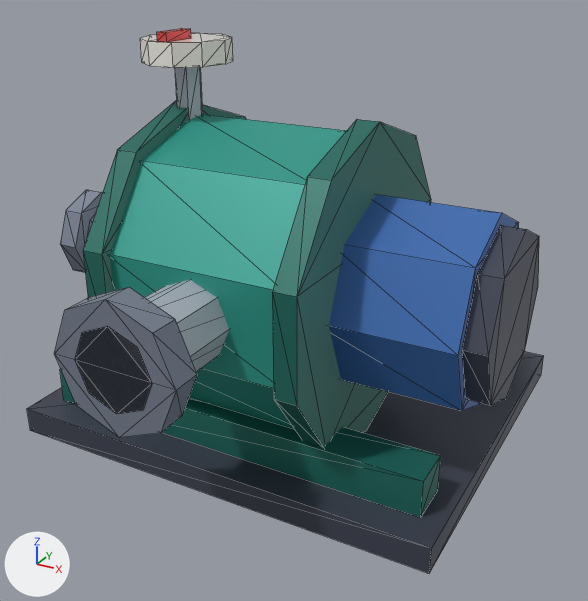
The glTF model assets/managed-models/factory-floor/pump/pump.glb as it was, and as the next commit left it.
Rendered twice from a camera (50 mm lens) standing at (0.712, -1.264, 0.892) and looking at (0.04, -0.043, 0.281). The axes (+X, +Y, +Z) are drawn at lower left. The lights are the same throughout. The picture after the commit comes second. Mesh edges are drawn as thin lines. Where no turn or scale is listed for an object, it has been applied to the vertices. Vertices at exactly the same position are counted once.

Objects in the first picture: 'pump'.
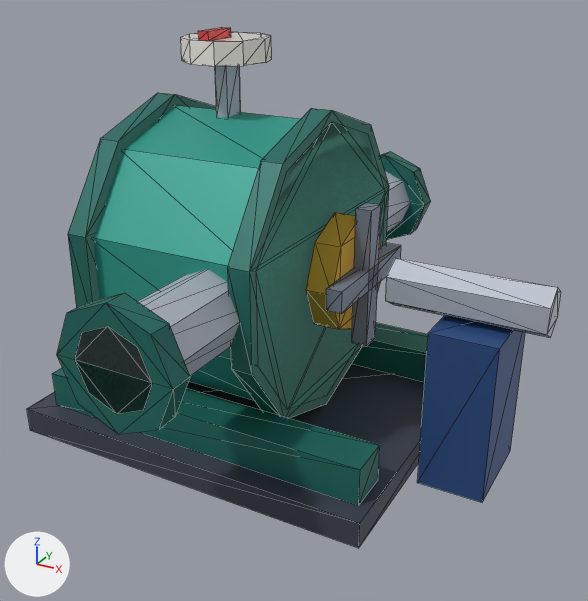
Changed parts and their boxes [x1, y1, x2, y2] in the pictures (588 x 601 px; the box of a moved part takes in the faces that stretch with it):
'pump', reshaped: before [27, 29, 544, 574]; after [27, 28, 525, 548]
'spin-x', added: after [306, 203, 561, 346]
part 1 of me_pump, moved or reshaped: before [110, 114, 346, 429]; after [93, 105, 385, 409]
part 2 of me_pump, moved or reshaped: before [83, 100, 246, 298]; after [68, 93, 216, 308]
part 3 of me_pump, moved or reshaped: before [272, 119, 431, 447]; after [227, 108, 389, 418]
part 4 of me_pump, added (cyan): after [57, 293, 190, 435]
part 5 of me_pump, added: after [385, 171, 410, 232]
part 6 of me_pump, added (cyan): after [380, 152, 430, 240]
part 7 of me_pump, added (blue): after [417, 315, 525, 503]
part 8 of me_pump, moved or reshaped: before [175, 67, 203, 120]; after [215, 66, 241, 117]
part 9 of me_pump, moved or reshaped: before [140, 33, 233, 68]; after [181, 32, 272, 66]
part 10 of me_pump, moved or reshaped: before [157, 29, 191, 42]; after [198, 28, 231, 41]
part 11 of me_pump, added (cyan): after [52, 368, 380, 505]
part 12 of me_pump, deleted: before [54, 190, 539, 517]
part 13 of me_pump, moved or reshaped: before [27, 351, 544, 574]; after [27, 323, 428, 548]

The change in detail:
Picture 'spin-x_Emission' (img_spin_x_emission) is new.
Picture 'spin-x_BaseColor' (img_spin_x_basecolor) is new.
Picture 'spin-x_MaskMap' (img_spin_x_maskmap) is new.
Material 'M_spin-x' (mat_m_spin_x) is new.
Uses the picture img_spin_x_basecolor.
Uses the picture img_spin_x_emission.
Uses the picture img_spin_x_maskmap.
me_pump is used by ob_pump; location (0.0, 0.0, 0.0).
me_pump had 236 vertices, 408 faces and spanned x -0.44..0.45, y -0.5..0.42, z 0.0..0.755.
me_pump now has 196 vertices, 336 faces and spans x -0.42..0.44, y -0.5..0.5, z 0.0..0.755.
me_pump part 1: the loose piece of 20 vertices spanning x -0.17..0.17, y -0.307..0.207, z 0.07..0.61 is moved by (-0.08, 0.05, 0.0).
me_pump part 2: the loose piece of 20 vertices spanning x -0.2..-0.16, y -0.326..0.226, z 0.05..0.63 is moved by (-0.08, 0.05, 0.0).
me_pump part 3: the loose piece of 20 vertices spanning x 0.16..0.2, y -0.326..0.226, z 0.05..0.63 is moved by (-0.11, 0.05, 0.0).
me_pump part 4: a new loose piece, an 8-sided cylinder along y spanning x -0.105..0.105, y -0.5..-0.46, z 0.235..0.445, in mat_m_pump.
me_pump part 5: a new loose piece, an 8-sided cylinder along y spanning x -0.07..0.07, y 0.16..0.5, z 0.27..0.41, in mat_m_pump.
me_pump part 6: a new loose piece, an 8-sided cylinder along y spanning x -0.105..0.105, y 0.46..0.5, z 0.235..0.445, in mat_m_pump.
me_pump part 7: a new loose piece, a box spanning x 0.32..0.44, y -0.09..0.09, z 0.0..0.3, in mat_m_pump.
me_pump part 8: the loose piece of 12 vertices spanning x -0.195..-0.145, y -0.072..-0.028, z 0.6..0.7 is moved by (0.05, 0.05, 0.0).
me_pump part 9: the loose piece of 20 vertices spanning x -0.25..-0.09, y -0.126..0.026, z 0.7..0.74 is moved by (0.05, 0.05, 0.0).
me_pump part 10: the loose piece of 8 vertices spanning x -0.18..-0.16, y -0.12..-0.05, z 0.74..0.755 is moved by (0.05, 0.05, 0.0).
me_pump part 11: a new loose piece, a box spanning x -0.38..0.28, y -0.26..-0.18, z 0.05..0.12, in mat_m_pump.
me_pump part 12: 7 loose pieces with 104 vertices, spanning x -0.44..0.45, y -0.5..0.12, z 0.05..0.51, are deleted.
Part 13, on me_pump:
12 vertices are removed from x -0.42..0.42, y -0.3..0.42, z 0.0..0.12.
24 faces are deleted.
12 vertices are added at x -0.42..0.3, y -0.3..0.3, z 0.0..0.12.
24 new faces join them.
Mesh me_spin_x is new.
It consists of a 6-sided cylinder along x spanning x 0.02..0.3, y -0.039..0.039, z -0.045..0.045; an 8-sided cylinder along x spanning x -0.1..-0.05, y -0.11..0.11, z -0.11..0.11; a box spanning x -0.05..-0.02, y -0.13..0.13, z -0.02..0.02; a box spanning x -0.05..-0.02, y -0.02..0.02, z -0.13..0.13.
It uses material mat_m_spin_x.
Object 'spin-x' (ob_spin_x) is new; it shows me_spin_x.
Its location is (0.2, 0.0, 0.34).
